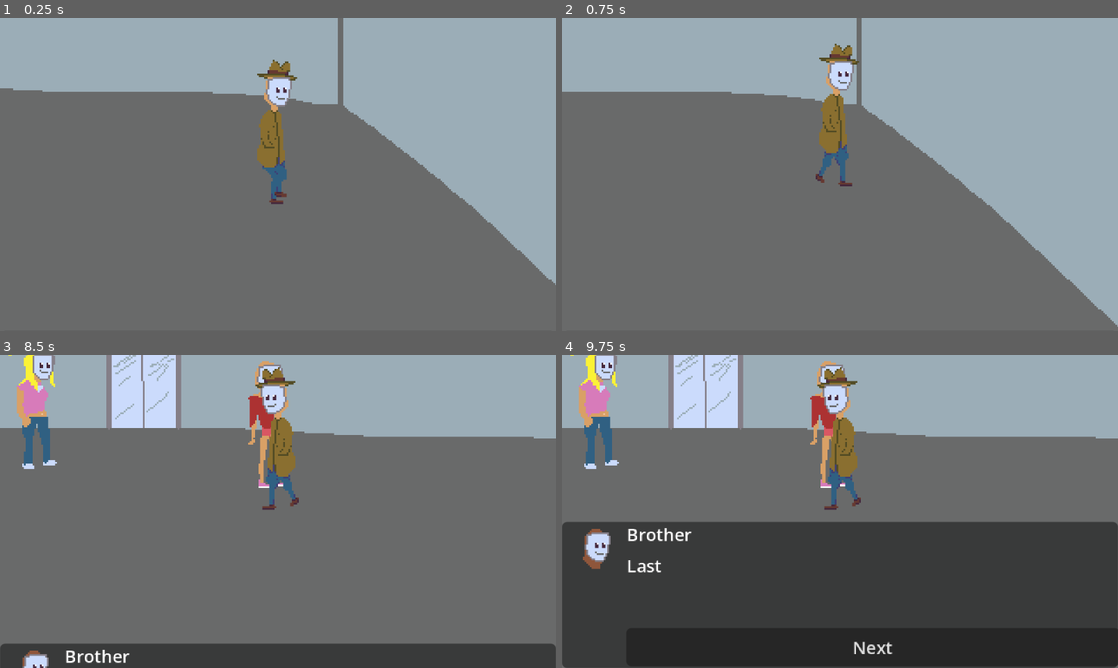
Above: before the commit, frames 1-4 (two rows, left to right).
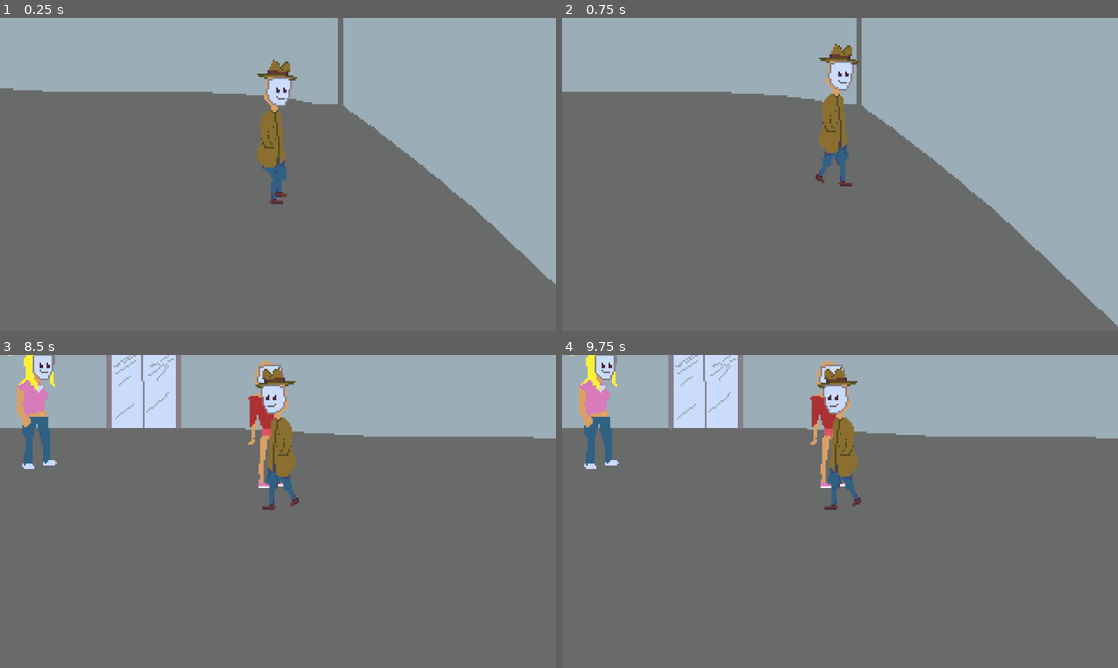
Above: after the commit, the same moments.

Repository: TerjeBallestad/pespi-mask
Game: Godot game, scene res://scenes/lobby.tscn
The game is run twice, just before and just after one commit, with the same random seed, the same clock (stepped at 60 frames per second) and the same inputs. This scene is started directly instead of the project's main scene. Sound files missing from this copy of the repository are replaced by a short silence.
Inputs (mouse positions are in pixels of both pictures, inside the frame that each line leads up to):
- Up to frame 1 (0.25 s): no input
- Up to frame 2 (0.75 s): tap Enter at 0.5 s; move the mouse to (962, 158) at 0.52 s; click (962, 158) at 0.67 s
- Up to frame 3 (8.5 s): tap Space at 1.25, 2.75, 4.25 s; move the mouse to (166, 527) at 1.27 s; click (166, 527) at 1.42 s; tap Enter at 2, 3.5 s; move the mouse to (333, 442) at 2.02 s; click (333, 442) at 2.17 s; move the mouse to (250, 574) at 2.77 s; click (250, 574) at 2.92 s; move the mouse to (444, 558) at 3.52 s; click (444, 558) at 3.67 s; move the mouse to (111, 464) at 4.27 s; click (111, 464) at 4.42 s; move the mouse to (305, 511) at 5.02 s; click (305, 511) at 5.17 s; move the mouse to (194, 433) at 5.77 s; click (194, 433) at 5.92 s; move the mouse to (400, 495) at 6.52 s; click (400, 495) at 6.67 s; move the mouse to (166, 527) at 7.27 s; click (166, 527) at 7.42 s; move the mouse to (83, 442) at 8.02 s; click (83, 442) at 8.17 s
- Up to frame 4 (9.75 s): click (873, 649) at 8.75 s, where only the run before the commit has a clickable "Next"; click (873, 649) at 9.5 s, where only the run before the commit has a clickable "Next"

The runs differ from the first frame. In frame 3, 7.7% of the frame differs, in the area x 0-100%, y 92-100%; in frame 4, 47%, in the area x 0-100%, y 53-100%.

Commit message:
adding music to lobby and elevator

Diff:
--- a/scenes/elevator_to_hallway.tscn
+++ b/scenes/elevator_to_hallway.tscn
@@ -4,6 +4,7 @@
 [ext_resource type="PackedScene" uid="uid://iyl2b2hg026c" path="res://scenes/objects/protagonist.tscn" id="2_gisge"]
 [ext_resource type="Script" uid="uid://b0nkgpaw424r1" path="res://scripts/camera_movement.gd" id="3_pr5mj"]
 [ext_resource type="PackedScene" uid="uid://dpoq815ist814" path="res://scenes/navigation/exit_point.tscn" id="4_xslfi"]
+[ext_resource type="AudioStream" uid="uid://e163mka1t6jr" path="res://audio/music/GGJ26 - Music - Distorted Muzak - Loop.ogg" id="5_67rri"]
 
 [node name="Elevator" type="Node2D" unique_id=1208638044]
 
@@ -28,3 +29,8 @@
 [node name="ExitToHallway" parent="." unique_id=1353387834 instance=ExtResource("4_xslfi")]
 position = Vector2(-15, 23)
 target_scene = "res://scenes/hallway.tscn"
+
+[node name="AudioStreamPlayer" type="AudioStreamPlayer" parent="." unique_id=342171788]
+stream = ExtResource("5_67rri")
+autoplay = true
+bus = &"Music"
--- a/scenes/elevator_to_lobby.tscn
+++ b/scenes/elevator_to_lobby.tscn
@@ -4,6 +4,7 @@
 [ext_resource type="PackedScene" uid="uid://iyl2b2hg026c" path="res://scenes/objects/protagonist.tscn" id="2_l77j0"]
 [ext_resource type="Script" uid="uid://b0nkgpaw424r1" path="res://scripts/camera_movement.gd" id="3_8mrp6"]
 [ext_resource type="PackedScene" uid="uid://dpoq815ist814" path="res://scenes/navigation/exit_point.tscn" id="4_c0nxn"]
+[ext_resource type="AudioStream" uid="uid://e163mka1t6jr" path="res://audio/music/GGJ26 - Music - Distorted Muzak - Loop.ogg" id="5_l77j0"]
 
 [node name="Elevator" type="Node2D" unique_id=1208638044]
 
@@ -28,3 +29,8 @@
 [node name="ExitToLobby" parent="." unique_id=1353387834 instance=ExtResource("4_c0nxn")]
 position = Vector2(-15, 23)
 target_scene = "res://scenes/lobby.tscn"
+
+[node name="AudioStreamPlayer" type="AudioStreamPlayer" parent="." unique_id=744022343]
+stream = ExtResource("5_l77j0")
+autoplay = true
+bus = &"Music"
--- a/scenes/lobby.tscn
+++ b/scenes/lobby.tscn
@@ -9,6 +9,7 @@
 [ext_resource type="PackedScene" uid="uid://dpoq815ist814" path="res://scenes/navigation/exit_point.tscn" id="6_exit"]
 [ext_resource type="Script" uid="uid://b0nkgpaw424r1" path="res://scripts/camera_movement.gd" id="7_cam"]
 [ext_resource type="PackedScene" uid="uid://p1avxbudm00a" path="res://scenes/ui/ui.tscn" id="10_oipnb"]
+[ext_resource type="AudioStream" uid="uid://bl8ue8baeawci" path="res://audio/music/GGJ26 - Music - Muzak.ogg" id="10_yad6j"]
 
 [sub_resource type="RectangleShape2D" id="RectangleShape2D_07nfq"]
 size = Vector2(24, 73)
@@ -87,4 +88,14 @@
 position = Vector2(-179, 42)
 target_scene = "res://scenes/basement.tscn"
 
+[node name="ExitToOutside" parent="ExitToHallway" unique_id=1353387834 instance=ExtResource("6_exit")]
+position = Vector2(89, 168)
+target_scene = "res://scenes/outside.tscn"
+
 [node name="CanvasLayer" parent="." unique_id=1451279979 instance=ExtResource("10_oipnb")]
+visible = false
+
+[node name="AudioStreamPlayer" type="AudioStreamPlayer" parent="." unique_id=347338808]
+stream = ExtResource("10_yad6j")
+autoplay = true
+bus = &"Music"
Not shown, changed: audio/music/GGJ26 - Music - Distorted Muzak - Loop.ogg.import
Not shown, changed: audio/music/GGJ26 - Music - Muzak - Loop.ogg.import
Not shown, changed: audio/music/GGJ26 - Music - Reality - Loop.ogg.import
